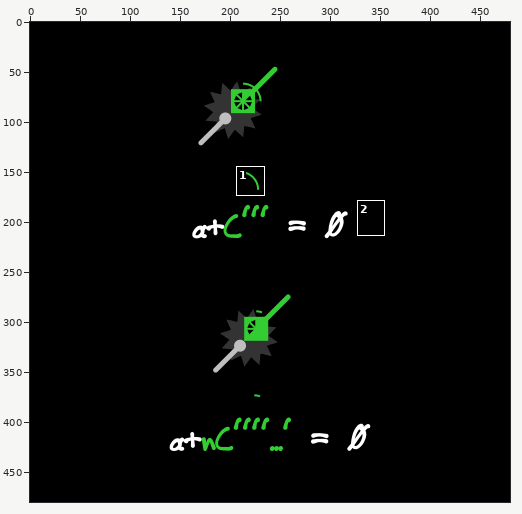
One commit to this sprite sheet: assets/images/help/08.png. Above, an overview of the earlier version with the close-up marked.
Close-up. Earlier state:
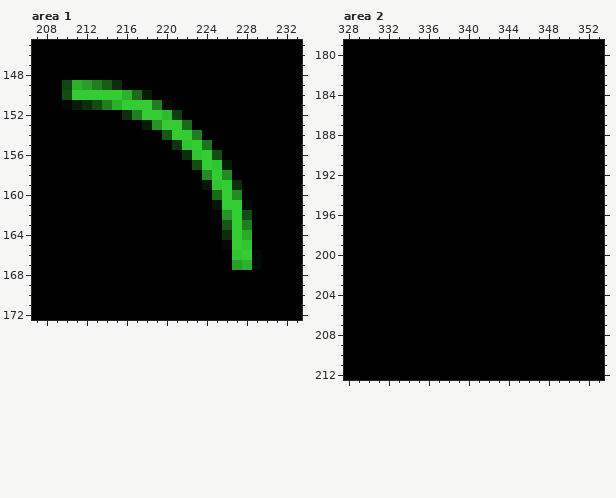
The file is 480x480 pixels. Colours within 5 levels of each other are drawn and written as one. Shown: area 1: x 207..233, y 145..172; area 2: x 328..353, y 179..212. The commit also changed other parts of the picture, which this record leaves out.
After:
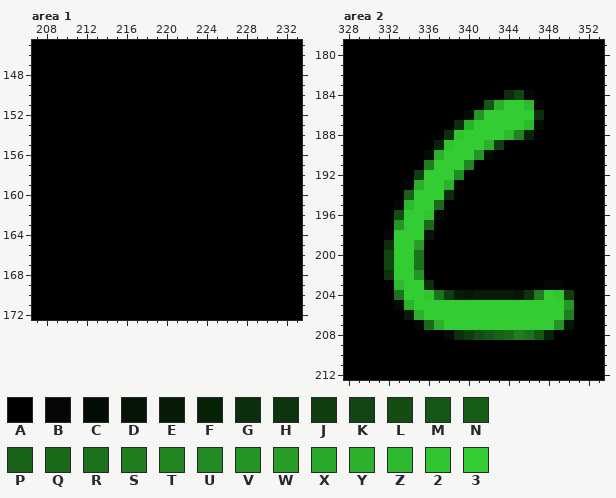
Palette (. is transparent): A #000000  B #060606  C #030c03  D #061606  E #071c07  F #082208  G #0c2e0c  H #0d340d  J #0f3d0f  K #114511  L #134d13  M #165616  N #175d17  P #196319  Q #1a6a1a  R #1d731d  S #207e20  T #218521  U #238b23  V #259625  W #289e28  X #2aaa2a  Y #2cb12c  Z #2eba2e  2 #31c531  3 #33cc33
Diff:
Changed rows in their new state; - is an unchanged pixel.
Area 1:
first column x 210:
149 AAAAAA--------------
150 AAAAAAAAA-----------
151 AAAAAAAAAAA---------
152 ------AAAAAA--------
153 --------AAAAA-------
154 ----------AAAA------
155 -----------AAAA-----
156 ------------AAAA----
157 -------------AAAA---
158 --------------AAA---
159 --------------AAAA--
160 ---------------AAA--
161 ---------------AAAA-
162 ----------------AAA-
163 ----------------AAA-
164 ----------------AAA-
165 ----------------AAA-
166 -----------------AAA
167 -----------------AAA
Area 2:
first column x 332:
184 ------------GKB----
185 ----------MY33ZB---
186 --------CV33333G---
187 -------GY33333ZC---
188 ------G23333ZTF----
189 -----F2333YJ-------
190 ----CY333VC--------
191 ----S333T----------
192 ---J333U-----------
193 --BY33YB-----------
194 --P333G------------
195 -BZ33Q-------------
196 -L332C-------------
197 -V33Q--------------
198 B333D--------------
199 G33W---------------
200 K33R---------------
201 K33R---------------
202 H33V---------------
203 -Z33G-----------BB-
204 -R332RJEDEEEEDHS32J
205 -CY333333333333333V
206 --EY33333333333333S
207 ---BQY33333333333VD
208 ------CGJLMPQSRMF--
